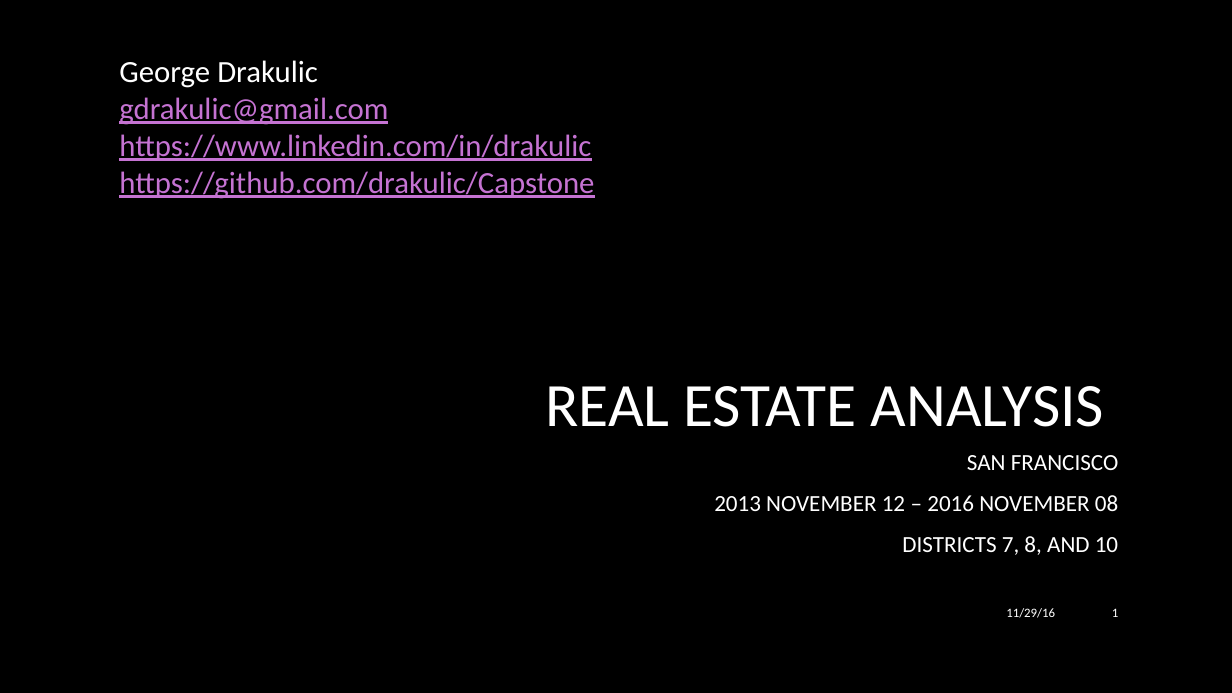
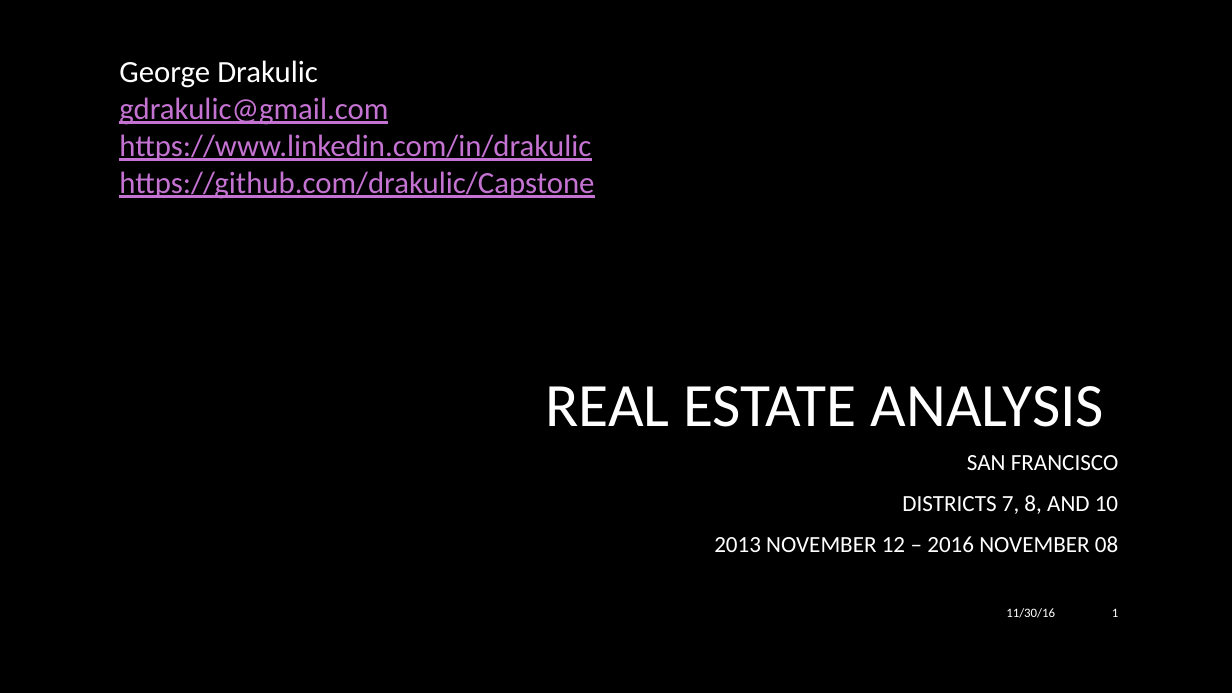
Before and after one commit to drakulic/Capstone, a slide deck: slide 1 of George Drakulic Presentation.pptx. Drawn at 1232x693 pixels with LibreOffice and Linux fonts; fonts in the diff are those of the drawing; background and template pictures are left out. Boxes give left, top, right and bottom in pixels: in the first picture for what was removed or moved away, otherwise in the second. Text is boxed around its words. In the diff, an @@ line names an element or a change of style, - is before the commit and + after.

```diff
--- a/George Drakulic Presentation.pptx
+++ b/George Drakulic Presentation.pptx
@@ subtitle at (902, 495, 1118, 514): paragraph added @@
+DISTRICTS 7, 8, AND 10
@@ subtitle at (902, 536, 1118, 555): paragraph removed @@
-DISTRICTS 7, 8, AND 10
@@ text at (1006, 608, 1055, 618): text changed @@
-11/29/16
+11/30/16
```
Also in this commit, not shown: 7 other slides changed, 30 other files.
